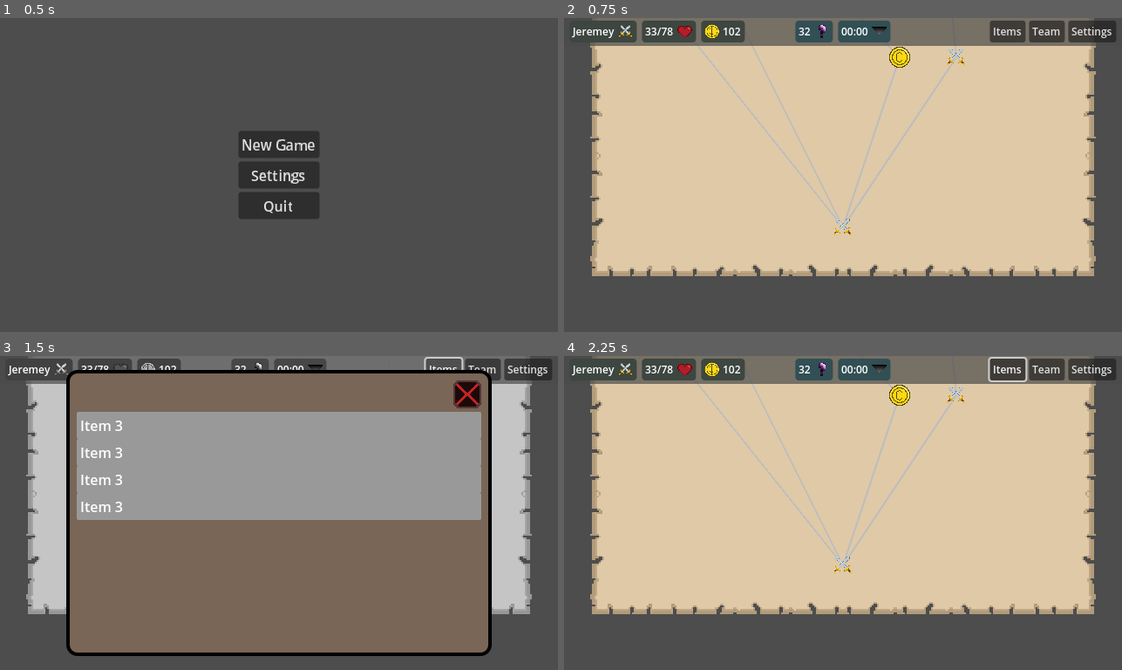
Above: before the commit, frames 1-4 (two rows, left to right).
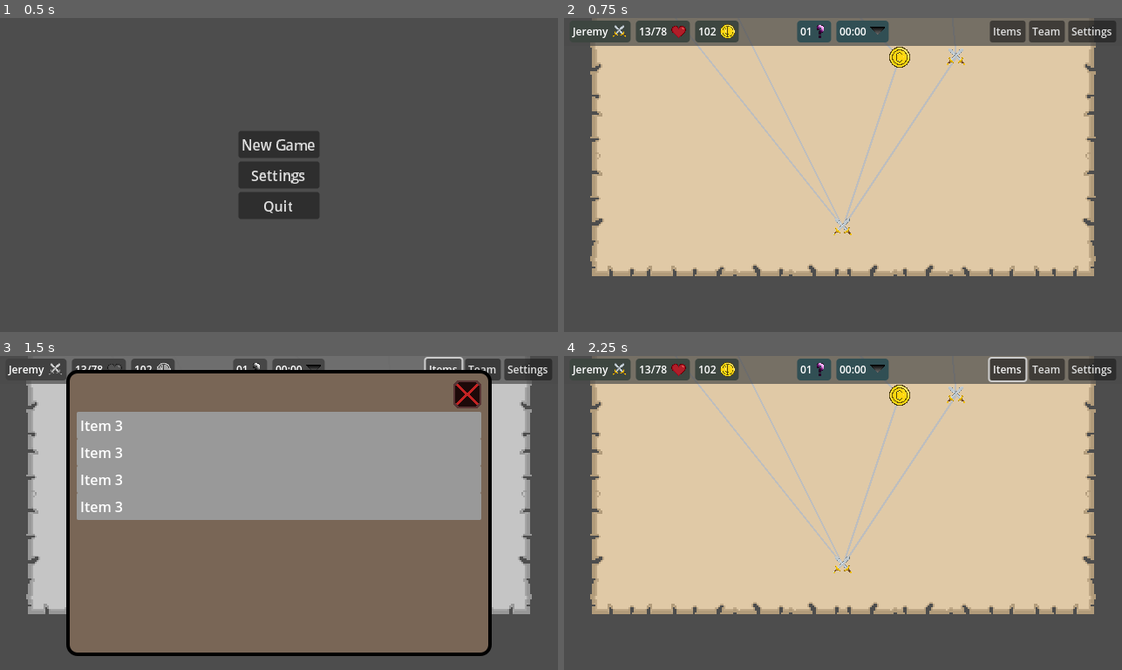
Above: after the commit, the same moments.

Repository: Willi-bot/GameProject
Game: Godot game, scene res://scenes/main_menu/main_menu.tscn
Two runs of this game, one before a commit and one after it. Both use one fixed random seed, a clock stepped at 60 frames per second and the inputs below.
Inputs (mouse positions are in pixels of both pictures, inside the frame that each line leads up to):
- Up to frame 1 (0.5 s): no input
- Up to frame 2 (0.75 s): click "New Game" at 0.5 s
- Up to frame 3 (1.5 s): click "Items" at 1.25 s
- Up to frame 4 (2.25 s): tap Enter at 2 s; move the mouse to (965, 497) at 2.02 s; tap I (Items) at 2.1 s; click (965, 497) at 2.17 s

Frame 1 is identical in both runs. In frame 2, 1.2% of the frame differs, in the area x 6-59%, y 0-8%; in frame 3, 0.6%; in frame 4, 1.2%.

Commit message:
extend global state

Diff:
--- a/gameproject/GlobalState.gd
+++ b/gameproject/GlobalState.gd
@@ -2,6 +2,10 @@
 
 @export var current_level: int = 1
 @export var elapsed_time: float = 0.0
+@export var gold: int = 42
+@export var playerName: String = "Jeremy"
+@export var currentHealth: int = 13
+@export var maxHealth: int = 78
 @export var run_in_progress: bool = false
 
 func _ready() -> void:
@@ -16,13 +20,17 @@
 	var save_data = {
 		"current_level": current_level,
 		"elapsed_time": elapsed_time,
+		"gold": gold,
+		"playerName": playerName,
+		"currentHealth": currentHealth,
+		"maxHealth": maxHealth,
 		"run_in_progress": run_in_progress
 	}
 	var file = FileAccess.open("user://save_game.json", FileAccess.WRITE)
 	if file:
 		file.store_string(JSON.stringify(save_data))
 		file.close()
-		print("File saved succesfully", save_data)
+		print("File saved successfully", save_data)
 
 func load_state() -> void:
 	if FileAccess.file_exists("user://save_game.json"):
@@ -34,5 +42,9 @@
 			file.close()
 			current_level = save_data.get("current_level", 1)
 			elapsed_time = save_data.get("elapsed_time", 0.0)
+			gold = save_data.get("gold", 42)
+			playerName = save_data.get("playerName", "Jeremy")
+			currentHealth = save_data.get("currentHealth", 13)
+			maxHealth = save_data.get("maxHealth", 78)
 			run_in_progress = save_data.get("run_in_progress", false)
-			print("State loaded succesfully!", save_data)
+			print("State loaded successfully!", save_data)
--- a/gameproject/scenes/overworld/menu_bar.gd
+++ b/gameproject/scenes/overworld/menu_bar.gd
@@ -1,8 +1,14 @@
 extends MenuBar
 
-@onready var time_label: Label = $Info/GameInfo/TimeContainer/Time/Time
-@onready var level_label: Label = $Info/GameInfo/LevelContainer/Level/Level
+@onready var time_label: Label = $Info/GameInfo/TimeContainer/TimeBox/Time
+@onready var level_label: Label = $Info/GameInfo/LevelContainer/LevelBox/Level
+@onready var player_name: Label = $Info/PlayerInfo/NameContainer/NameBox/Name
+@onready var health_label: Label = $Info/PlayerInfo/HealthContainer/HealthBox/Health
 
+func _ready() -> void:
+	update_level_label()
+	set_player_name()
+	update_health_label()
 
 func _process(delta: float) -> void:
 	GlobalState.elapsed_time += delta
@@ -13,3 +19,12 @@
 	var seconds: int = int(GlobalState.elapsed_time) % 60
 	var formatted_time = "%02d:%02d" % [minutes, seconds]
 	time_label.text = formatted_time
+
+func update_level_label() -> void:
+	level_label.text = "%02d" % [GlobalState.current_level]
+
+func set_player_name() -> void:
+	player_name.text = GlobalState.playerName
+
+func update_health_label() -> void:
+	health_label.text = str(GlobalState.currentHealth).pad_zeros(2) + "/" + str(GlobalState.maxHealth).pad_zeros(2)
--- a/gameproject/scenes/overworld/overworld.tscn
+++ b/gameproject/scenes/overworld/overworld.tscn
@@ -102,10 +102,10 @@
 size_flags_vertical = 4
 theme_override_styles/panel = SubResource("StyleBoxFlat_qs3os")
 
-[node name="Name" type="HBoxContainer" parent="TopMenu/TopMenu/Info/PlayerInfo/NameContainer"]
-layout_mode = 2
-
-[node name="Name" type="Label" parent="TopMenu/TopMenu/Info/PlayerInfo/NameContainer/Name"]
+[node name="NameBox" type="HBoxContainer" parent="TopMenu/TopMenu/Info/PlayerInfo/NameContainer"]
+layout_mode = 2
+
+[node name="Name" type="Label" parent="TopMenu/TopMenu/Info/PlayerInfo/NameContainer/NameBox"]
 layout_mode = 2
 size_flags_horizontal = 4
 size_flags_vertical = 1
@@ -113,7 +113,7 @@
 text = "Jeremey"
 vertical_alignment = 1
 
-[node name="PlayerIcon" type="TextureRect" parent="TopMenu/TopMenu/Info/PlayerInfo/NameContainer/Name"]
+[node name="PlayerIcon" type="TextureRect" parent="TopMenu/TopMenu/Info/PlayerInfo/NameContainer/NameBox"]
 layout_mode = 2
 texture = ExtResource("5_4qf84")
 expand_mode = 2
@@ -124,16 +124,16 @@
 size_flags_vertical = 4
 theme_override_styles/panel = SubResource("StyleBoxFlat_qs3os")
 
-[node name="Health" type="HBoxContainer" parent="TopMenu/TopMenu/Info/PlayerInfo/HealthContainer"]
-layout_mode = 2
-
-[node name="Health" type="Label" parent="TopMenu/TopMenu/Info/PlayerInfo/HealthContainer/Health"]
+[node name="HealthBox" type="HBoxContainer" parent="TopMenu/TopMenu/Info/PlayerInfo/HealthContainer"]
+layout_mode = 2
+
+[node name="Health" type="Label" parent="TopMenu/TopMenu/Info/PlayerInfo/HealthContainer/HealthBox"]
 layout_mode = 2
 size_flags_horizontal = 6
 theme_override_font_sizes/font_size = 12
 text = "33/78"
 
-[node name="HealthIcon" type="TextureRect" parent="TopMenu/TopMenu/Info/PlayerInfo/HealthContainer/Health"]
+[node name="HealthIcon" type="TextureRect" parent="TopMenu/TopMenu/Info/PlayerInfo/HealthContainer/HealthBox"]
 layout_mode = 2
 texture = ExtResource("6_crrf5")
 expand_mode = 2
@@ -143,20 +143,20 @@
 size_flags_vertical = 4
 theme_override_styles/panel = SubResource("StyleBoxFlat_qs3os")
 
-[node name="Gold" type="HBoxContainer" parent="TopMenu/TopMenu/Info/PlayerInfo/GoldContainer"]
-layout_mode = 2
-
-[node name="GoldIcon" type="TextureRect" parent="TopMenu/TopMenu/Info/PlayerInfo/GoldContainer/Gold"]
+[node name="GoldBox" type="HBoxContainer" parent="TopMenu/TopMenu/Info/PlayerInfo/GoldContainer"]
+layout_mode = 2
+
+[node name="Gold" type="Label" parent="TopMenu/TopMenu/Info/PlayerInfo/GoldContainer/GoldBox"]
+layout_mode = 2
+size_flags_horizontal = 6
+theme_override_font_sizes/font_size = 12
+text = "102"
+
+[node name="GoldIcon" type="TextureRect" parent="TopMenu/TopMenu/Info/PlayerInfo/GoldContainer/GoldBox"]
 layout_mode = 2
 texture = ExtResource("7_un8em")
 expand_mode = 2
 
-[node name="Gold" type="Label" parent="TopMenu/TopMenu/Info/PlayerInfo/GoldContainer/Gold"]
-layout_mode = 2
-size_flags_horizontal = 6
-theme_override_font_sizes/font_size = 12
-text = "102"
-
 [node name="GameInfo" type="HBoxContainer" parent="TopMenu/TopMenu/Info"]
 layout_mode = 2
 theme_override_constants/separation = 6
@@ -167,19 +167,21 @@
 size_flags_vertical = 4
 theme_override_styles/panel = SubResource("StyleBoxFlat_sgjmk")
 
-[node name="Level" type="HBoxContainer" parent="TopMenu/TopMenu/Info/GameInfo/LevelContainer"]
-layout_mode = 2
-
-[node name="Level" type="Label" parent="TopMenu/TopMenu/Info/GameInfo/LevelContainer/Level"]
-layout_mode = 2
-size_flags_horizontal = 4
-theme_override_font_sizes/font_size = 12
-text = "32"
-
-[node name="LevelIcon" type="TextureRect" parent="TopMenu/TopMenu/Info/GameInfo/LevelContainer/Level"]
+[node name="LevelBox" type="HBoxContainer" parent="TopMenu/TopMenu/Info/GameInfo/LevelContainer"]
+layout_mode = 2
+theme_override_constants/separation = 0
+alignment = 1
+
+[node name="Level" type="Label" parent="TopMenu/TopMenu/Info/GameInfo/LevelContainer/LevelBox"]
+layout_mode = 2
+size_flags_horizontal = 4
+theme_override_font_sizes/font_size = 12
+text = "01"
+
+[node name="LevelIcon" type="TextureRect" parent="TopMenu/TopMenu/Info/GameInfo/LevelContainer/LevelBox"]
 layout_mode = 2
 texture = ExtResource("8_7ftgb")
-expand_mode = 2
+expand_mode = 3
 
 [node name="TimeContainer" type="PanelContainer" parent="TopMenu/TopMenu/Info/GameInfo"]
 layout_mode = 2
@@ -187,16 +189,16 @@
 size_flags_vertical = 4
 theme_override_styles/panel = SubResource("StyleBoxFlat_sgjmk")
 
-[node name="Time" type="HBoxContainer" parent="TopMenu/TopMenu/Info/GameInfo/TimeContainer"]
-layout_mode = 2
-
-[node name="Time" type="Label" parent="TopMenu/TopMenu/Info/GameInfo/TimeContainer/Time"]
+[node name="TimeBox" type="HBoxContainer" parent="TopMenu/TopMenu/Info/GameInfo/TimeContainer"]
+layout_mode = 2
+
+[node name="Time" type="Label" parent="TopMenu/TopMenu/Info/GameInfo/TimeContainer/TimeBox"]
 layout_mode = 2
 size_flags_horizontal = 4
 theme_override_font_sizes/font_size = 12
 text = "12:30"
 
-[node name="TimeIcon" type="TextureRect" parent="TopMenu/TopMenu/Info/GameInfo/TimeContainer/Time"]
+[node name="TimeIcon" type="TextureRect" parent="TopMenu/TopMenu/Info/GameInfo/TimeContainer/TimeBox"]
 layout_mode = 2
 texture = ExtResource("9_lpb8i")
 expand_mode = 2
